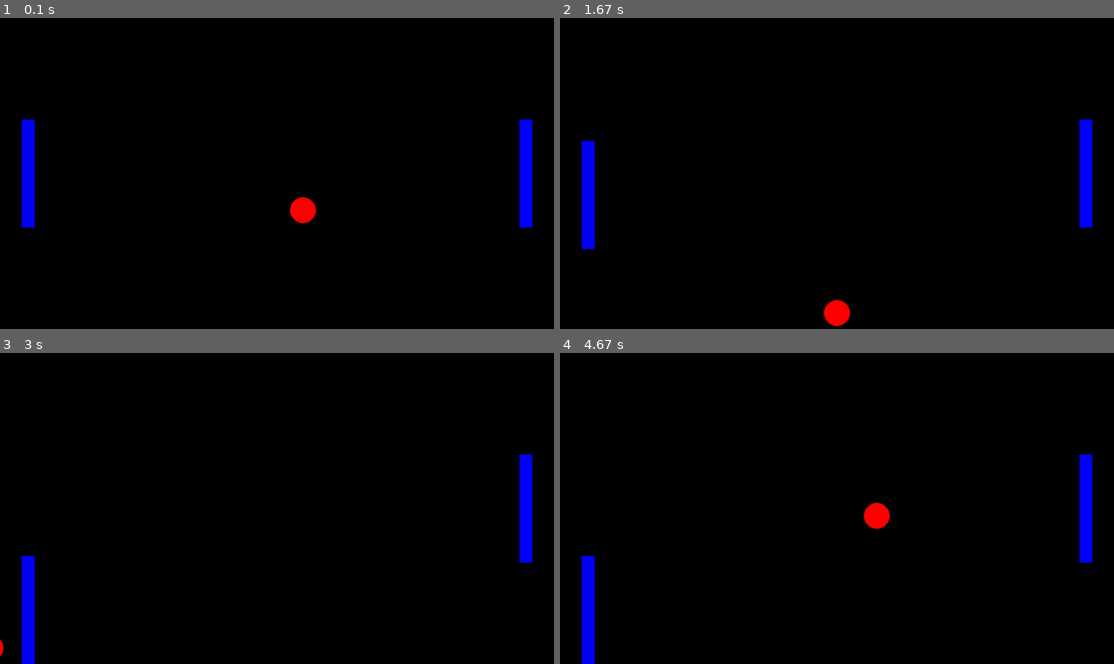
Above: before the commit, frames 1-4 (two rows, left to right).
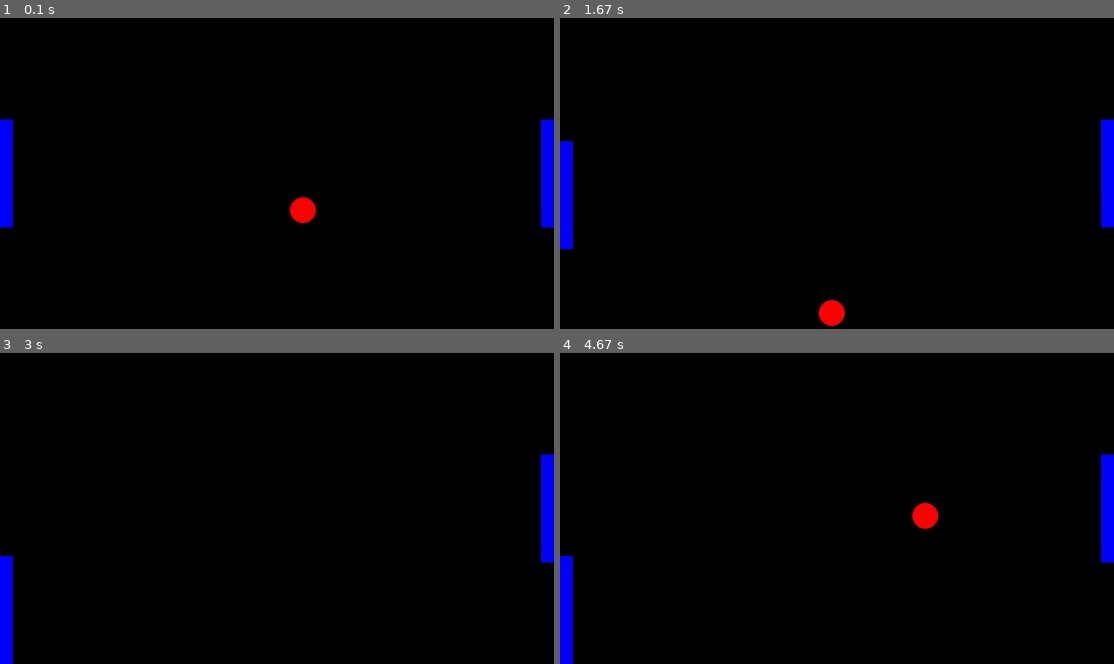
Above: after the commit, the same moments.

Repository: victoongo/games
Game: pygame game, started from pong/pong.py
Same seed, same stepped clock (60 frames per second), same inputs: the game is played once before the commit and once after it.
Inputs:
- Up to frame 1 (0.1 s): no input
- Up to frame 2 (1.67 s): tap A at 0.33 s
- Up to frame 3 (3 s): tap A at 1.67, 2.07, 2.37, 2.57 s
- Up to frame 4 (4.67 s): no input

The runs differ from the first frame. In frame 1, 3.3% of the frame differs, in the area x 0-100%, y 32-68%; in frame 2, 3.5%; in frame 3, 3.3%; in frame 4, 4.0%, in the area x 0-100%, y 32-100%.

Commit message:
made the paddles' distance from the wall to 0

Diff:
--- a/pong/pong.py
+++ b/pong/pong.py
@@ -9,7 +9,7 @@
 window_height = 720
 paddle_width = 30
 paddle_height = 250
-paddle_dist_from_wall = 50
+paddle_dist_from_wall = 0
 ball_radius = 30
 screen = pygame.display.set_mode((window_width, window_height))
 clock = pygame.time.Clock()
@@ -67,13 +67,20 @@
         ball_velocity.y = -ball_velocity.y
     if ball_pos.x - ball_radius < left_paddle_pos.x + paddle_width \
                     and left_paddle_pos.y + paddle_height + ball_radius > ball_pos.y > left_paddle_pos.y - ball_radius:
-        ball_velocity.x = -ball_velocity.x + random.randint(-randomness, randomness)
+        ball_velocity.x = -ball_velocity.x #+ random.randint(-randomness, randomness)
+        # if ball_velocity >= 25:
+        #     ball_velocity -= random.randint(-3, -1)
+        # elif ball_velocity <= 10:
+        #     ball_velocity += random.randint(1, 3)
+        # else:
     if ball_pos.x + ball_radius > right_paddle_pos.x \
                     and right_paddle_pos.y + paddle_height + ball_radius > ball_pos.y > right_paddle_pos.y - ball_radius:
-        ball_velocity.x = -ball_velocity.x + random.randint(-randomness, randomness)
+        ball_velocity.x = -ball_velocity.x #+ random.randint(-randomness, randomness)
 
     ball_pos.x += ball_velocity.x
     ball_pos.y += ball_velocity.y
+
+
 
     # flip() the display to put your work on screen
     pygame.display.flip()
